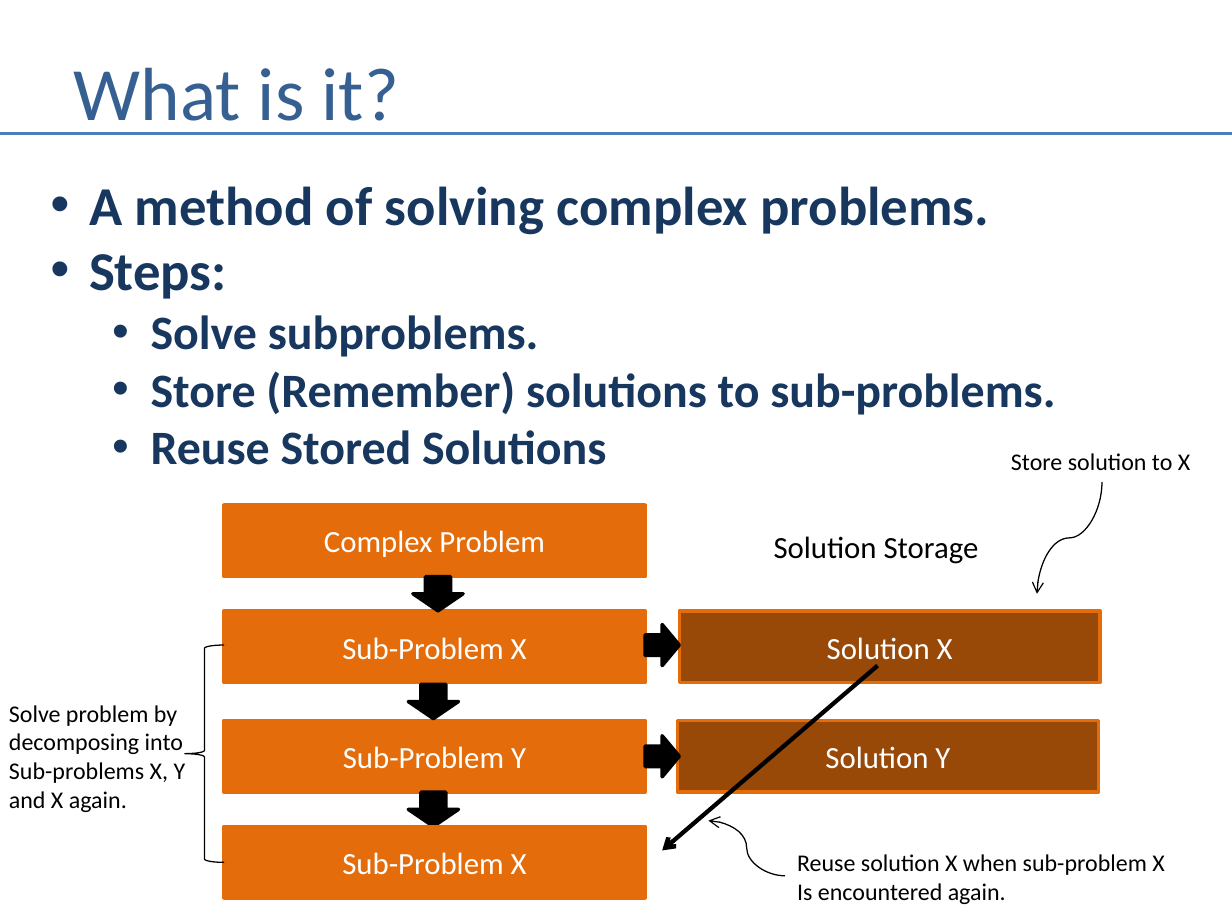
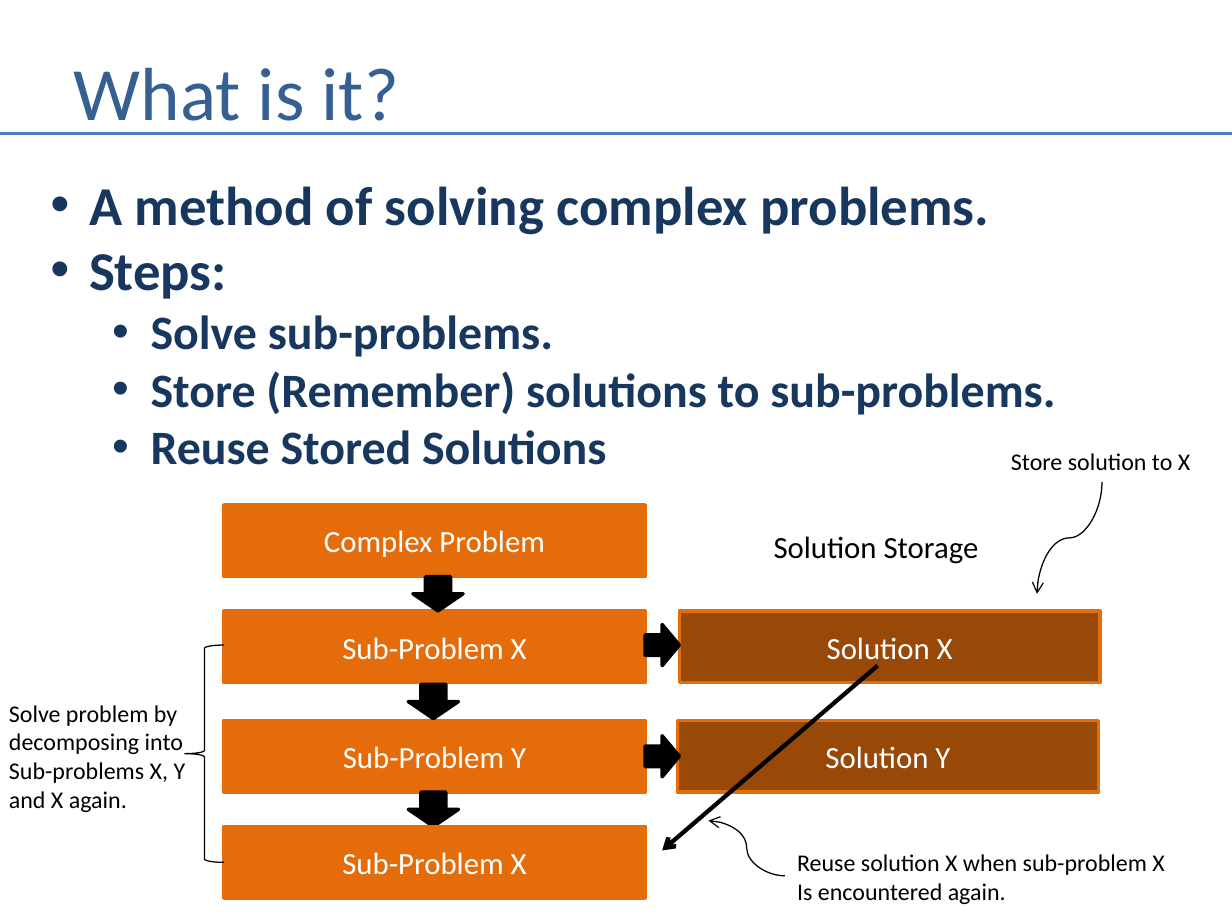
Before and after one commit to andrewferlitsch/Portland-Data-Science-Group, a slide deck: slide 2 of Presentations/AI Dynamic Programming.pptx. Drawn at 1232x924 pixels with LibreOffice and Linux fonts; fonts in the diff are those of the drawing. Boxes give left, top, right and bottom in pixels: in the first picture for what was removed or moved away, otherwise in the second. Text is boxed around its words. In the diff, an @@ line names an element or a change of style, - is before the commit and + after.

```diff
--- a/Presentations/AI Dynamic Programming.pptx
+++ b/Presentations/AI Dynamic Programming.pptx
@@ text at (151,315,553,357): text changed @@
-  • Solve subproblems.
+  • Solve sub-problems.
```
Also in this commit, not shown: 1 other slide changed.
